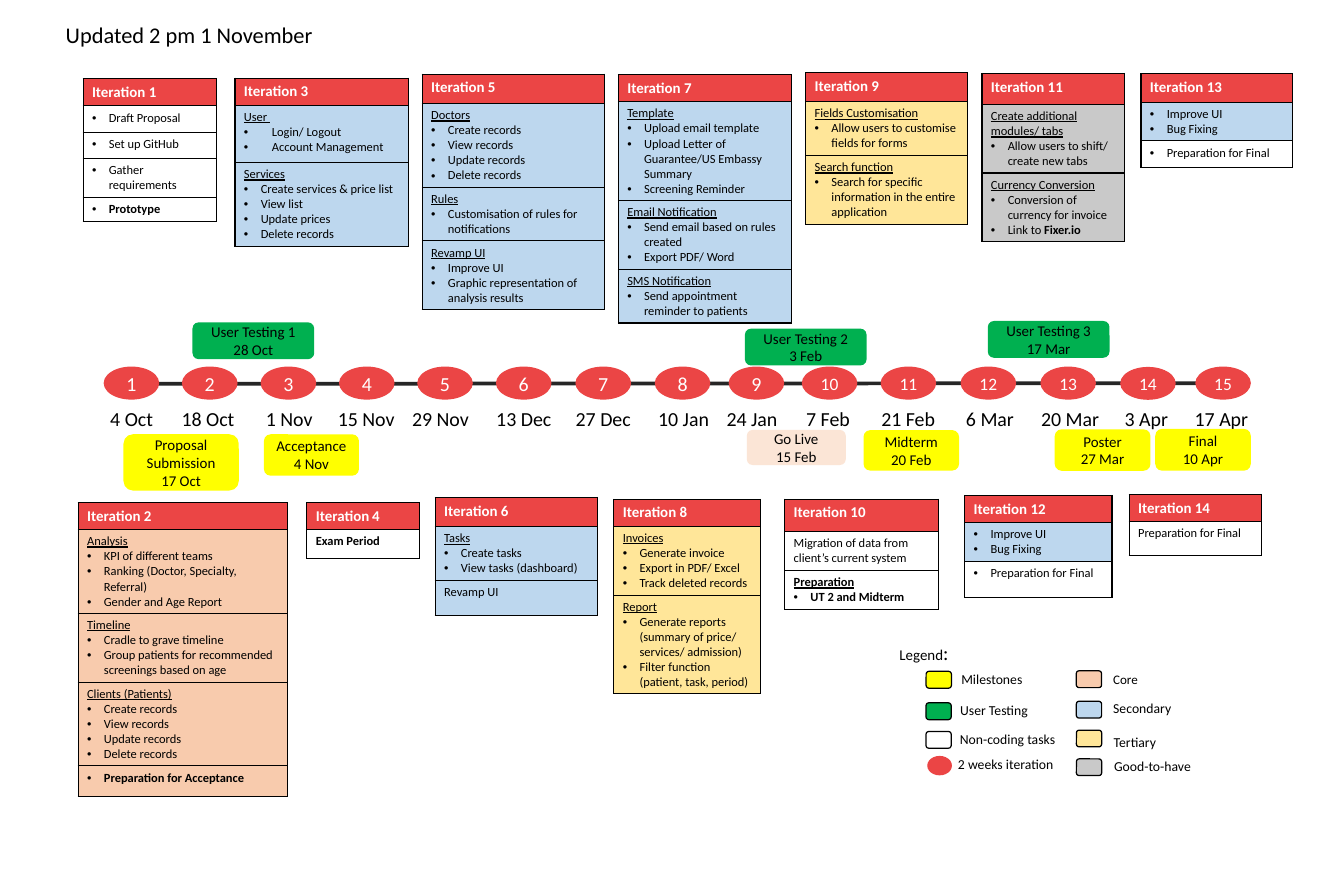
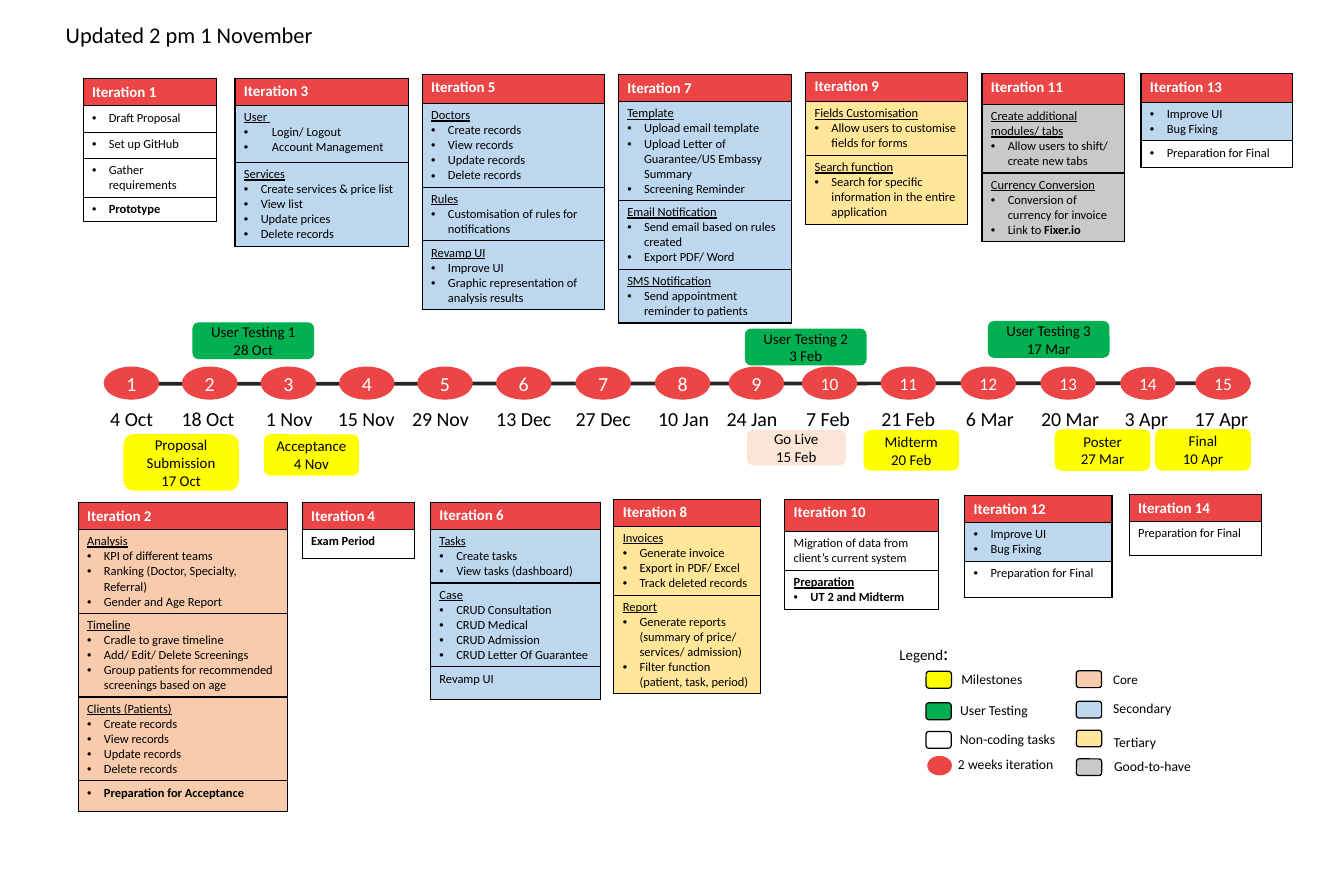
Before and after one commit to seankwok/Ulink, a slide deck: slide 1 of Documentation/Wiki Documents/4. PROJECT MANAGEMENT/Timeline/Timeline iterations edit.pptx. Drawn at 1344x896 pixels with LibreOffice and Linux fonts; fonts in the diff are those of the drawing. Boxes give left, top, right and bottom in pixels: in the first picture for what was removed or moved away, otherwise in the second. Text is boxed around its words. In the diff, an @@ line names an element or a change of style, - is before the commit and + after.

Commit message:
Updated timeline/scope/xfactor
Time and Scope includes Case CRUDs
Xfactor - updated.

```diff
--- a/Documentation/Wiki Documents/4. PROJECT MANAGEMENT/Timeline/Timeline iterations edit.pptx
+++ b/Documentation/Wiki Documents/4. PROJECT MANAGEMENT/Timeline/Timeline iterations edit.pptx
@@ table at (x1=78, y1=503, x2=288, y2=812) @@
-row 3, column 1: Timeline / Cradle to grave timeline / Group patients for recommended screenings based on age
+row 3, column 1: Timeline / Cradle to grave timeline / Add/ Edit/ Delete Screenings / Group patients for recommended screenings based on age
@@ table moved from (x1=307, y1=503, x2=420, y2=559) to (x1=302, y1=503, x2=415, y2=559) @@
@@ table at (x1=430, y1=503, x2=599, y2=699) @@
+row 3: Case / CRUD Consultation / CRUD Medical / CRUD Admission / CRUD Letter Of Guarantee
@@ table resized from (x1=435, y1=497, x2=598, y2=616) to (x1=430, y1=503, x2=599, y2=699) @@
```
Also in this commit, not shown: 8 other files.
